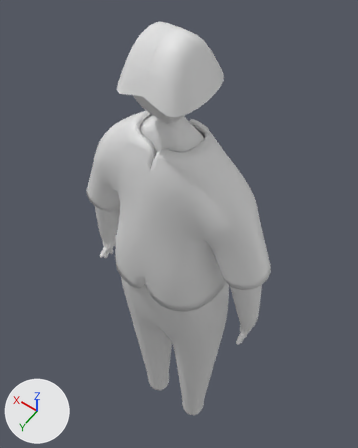
A saved change to the Blender file Human1.blend.
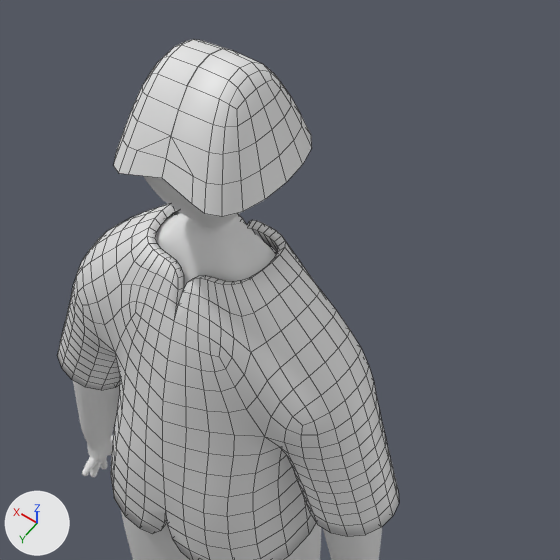
There are two pictures of each version: one whole from a camera (50 mm lens) standing at (-0.331, 0.446, 2.248) and looking at (0.064, -0.109, 1.377), one close up on the part from 15% to 100% of the width and 0% to 68% of the height. The axes (+X, +Y, +Z) are drawn at lower left. The lights are the same throughout. The close-ups show mesh edges as thin lines.

Objects in the first close-up: 'Vert', 'Vert.001', 'Vert.002'.
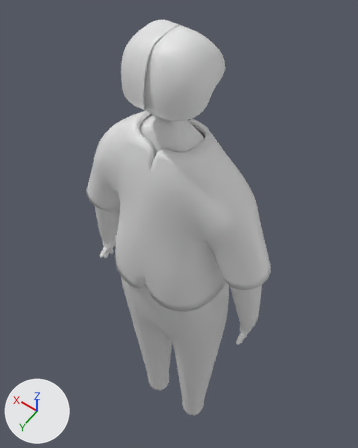
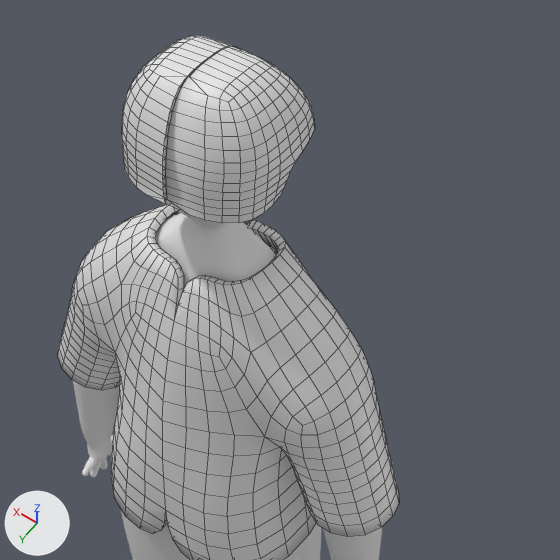
Commit message: 人モデリング中

Scene script edits in JSON lines:
```json
{"block": "me_vert_003", "where": "# used by ob_vert_002; location = (0.032, 0.0, 1.884); scale = (0.72, 0.72, 0.72)"}
{"op": "remove", "block": "me_vert_003", "code": "me_vert_003.from_pydata(...)  # 8 vertices, 4 faces; spans x -0.031..0.045, y -0.09..0.09, z -0.055..0.055"}
{"op": "add", "block": "me_vert_003", "code": "me_vert_003.from_pydata(...)  # 19 vertices, 12 faces; spans x -0.051..0.051, y -0.09..0.094, z -0.086..0.055"}
{"block": "me_vert_003", "change": "me_vert_003 part 1"}
{"block": "me_vert_003", "change": "6 vertices are removed from x -0.031..0.045, y -0.09..0.09, z -0.055..0.055"}
{"block": "me_vert_003", "change": "4 faces are deleted"}
{"block": "me_vert_003", "change": "17 vertices are added at x -0.051..0.051, y -0.09..0.094, z -0.086..0.055"}
{"block": "me_vert_003", "change": "12 new faces join them"}
{"op": "set", "path": "ob_vert_002.scale", "old": "(0.72, 0.72, 0.72)", "new": "(0.629, 0.629, 0.629)"}
```

Boxes (x1, y1, x2, y2) around the edits, measured in the close-ups (560 x 560 px):
```json
{"object": "Vert.002", "change": "reshaped, rescaled", "before": [114, 39, 312, 216], "after": [122, 36, 315, 223]}
```
